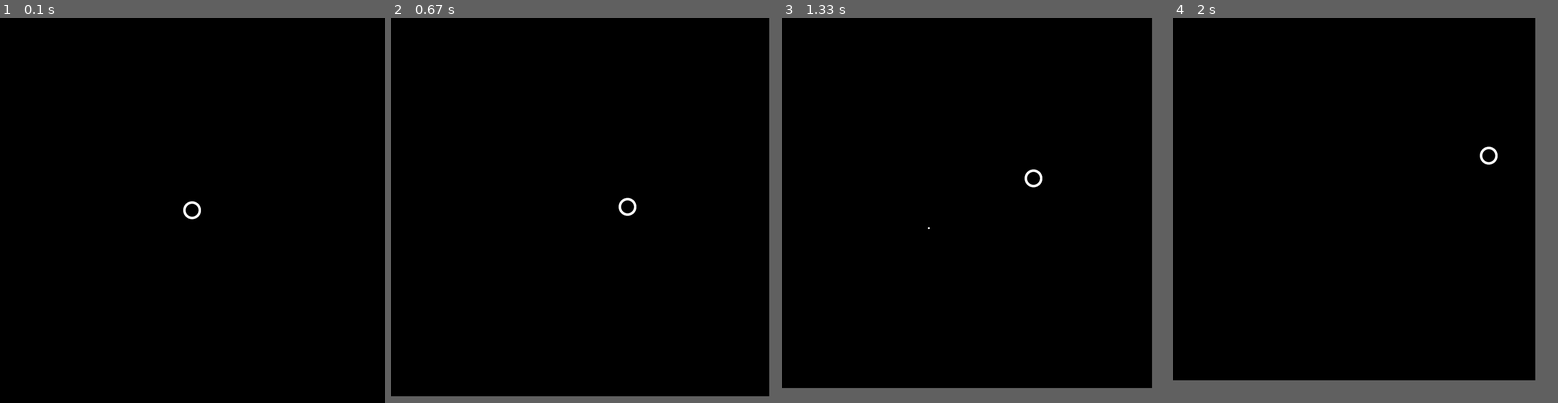
Above: before the commit, frames 1-4 (left to right).
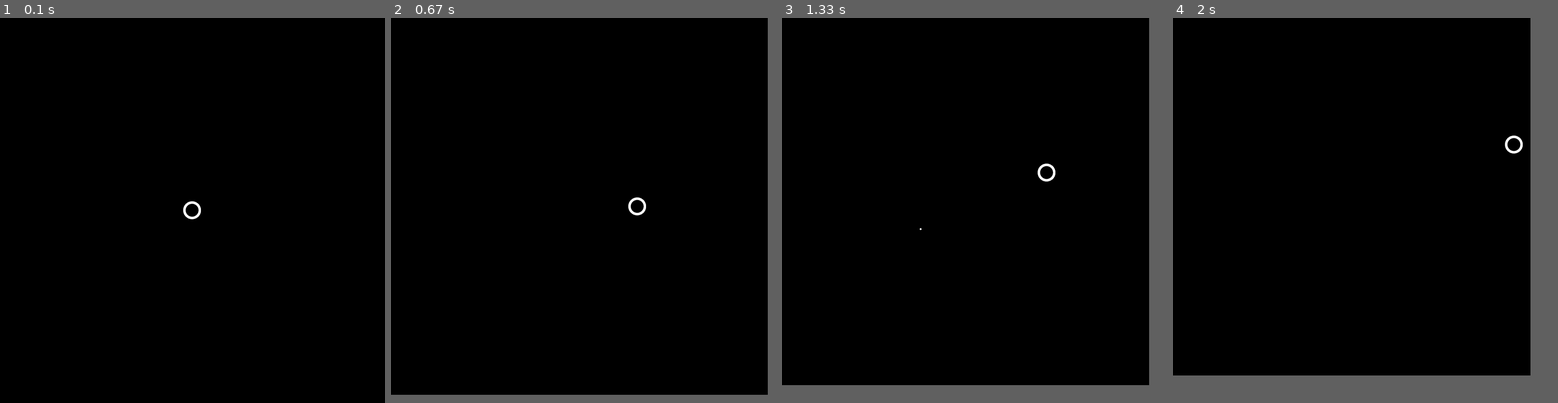
Above: after the commit, the same moments.

Repository: AndZas/PygameProject
Game: pygame game, started from cycle.py
Two runs of this game, one before a commit and one after it. Both use one fixed random seed, a clock stepped at 60 frames per second and the inputs below.
Inputs (mouse positions are in pixels of both pictures, inside the frame that each line leads up to):
- Up to frame 1 (0.1 s): no input
- Up to frame 2 (0.67 s): hold D from 0.33 s (still down)
- Up to frame 3 (1.33 s): release D at 0.8 s; click (955, 222) at 0.88 s; hold W from 1.17 s (still down); move the mouse to (1086, 195) at 1.2 s
- Up to frame 4 (2 s): release W at 1.47 s; hold D 1.5-1.97 s
In our replay, in frame 2 the window is 783x783 before the commit and 780x780 after it. These sizes can differ from the game's own. Grey fills any space a smaller window leaves; there, only what the larger window draws over its background counts as a difference.

Frame 1 is identical in both runs. In frame 2, 0.2% of the frame differs, in the area x 59-67%, y 46-52%; in frame 3, 0.2%; in frame 4, 0.2%, in the area x 79-91%, y 30-39%.

Commit message:
18.01.2024

Diff:
--- a/screen.py
+++ b/screen.py
@@ -15,7 +15,7 @@
         self.monResolution = self.getMonitorResolution()
         self.pos = self.x, self.y = (
             self.monResolution[0] // 2 - self.size[0], self.monResolution[1] // 2 - self.size[1])
-        self.fps = 100
+        self.fps = 120
 
         self.bgColor = pygame.Color('black')
         self.image = pygame.image.load('images/Player.png')
@@ -52,6 +52,7 @@
         if self.height > self.minSize[1]:
             self.height -= 0.25
         os.environ['SDL_VIDEO_CENTERED'] = '0'
+        # erguohdfbnosdvnidefjlbrwieeegknkvnadjkbnaknve;adsi2u9ipwegu9q3jkpowrrrhtnhr
         self.size = self.width, self.height
         self.screen = pygame.display.set_mode(self.size)
 
@@ -67,9 +68,3 @@
             self.height += 30
         self.size = self.width, self.height
         self.screen = pygame.display.set_mode(self.size)
-
-
-if __name__ == '__main__':
-    app = Screen()
-    while True:
-        app.update()
